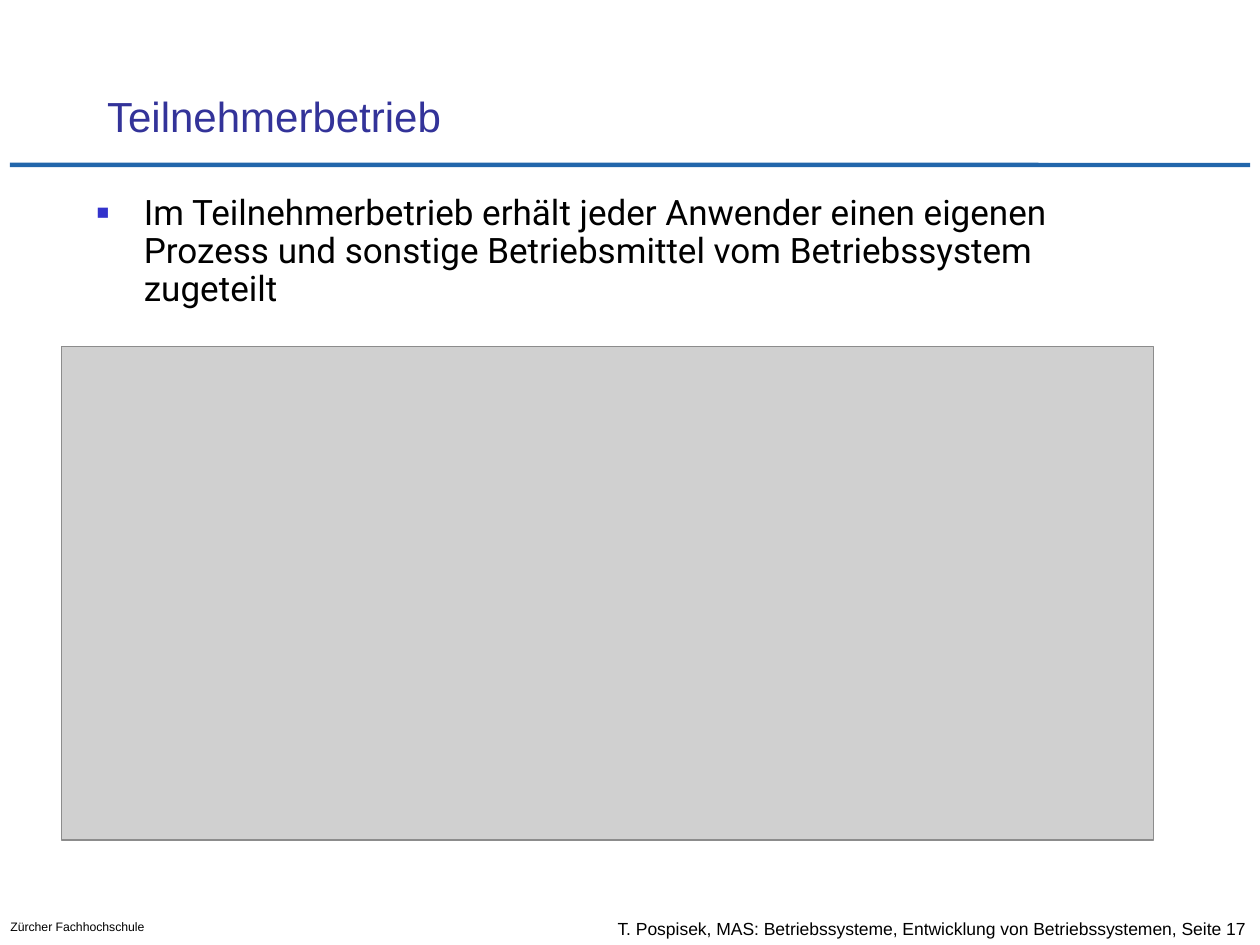
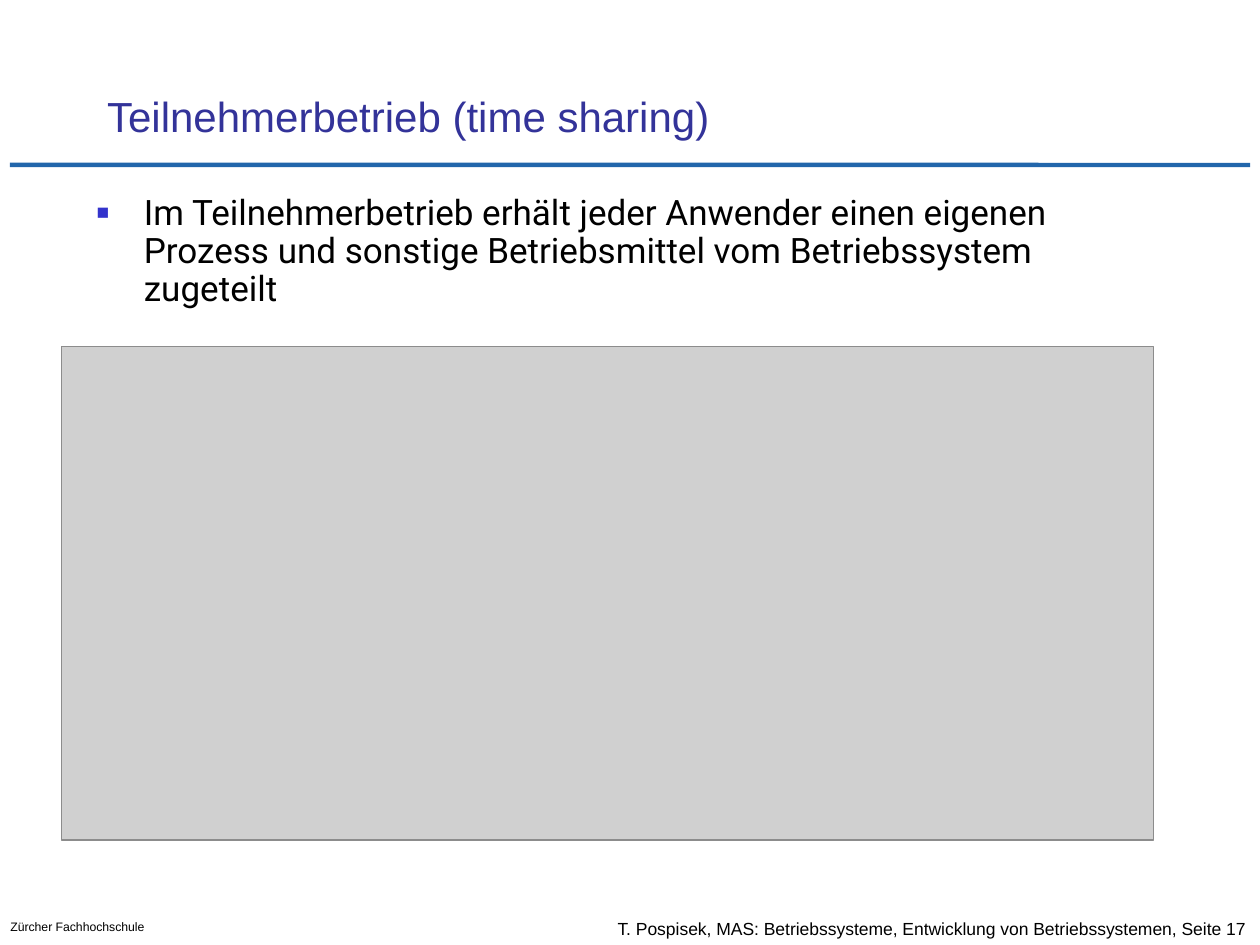
Before and after one commit to tpo/betriebssysteme, a slide deck: slide 17 of 01-2_Entwicklung_von_Betriebssystemen.odp. Drawn at 1260x945 pixels with LibreOffice and Linux fonts; fonts in the diff are those of the drawing; grey boxes stand for pictures; background and template pictures are left out. Boxes give left, top, right and bottom in pixels: in the first picture for what was removed or moved away, otherwise in the second. Text is boxed around its words. In the diff, an @@ line names an element or a change of style, - is before the commit and + after.

Commit message:
diverse kosmetische Änderungen
* Titel der Slides Teilhaber- und Teilnehmerbetrieb mit englischen Ausdruck ergänzt
* S.21 Gründe für Verbreitung eines OS neutraler umformuliert
* S.31 ergänzt, dass Minix als Management Engine OS dient
* S.33 Text ersetzt: Linux als Basis von Androis und Internet OS
* S.37 GitLab als wichtiges Ereignis hinzugefügt

```diff
--- a/01-2_Entwicklung_von_Betriebssystemen.odp
+++ b/01-2_Entwicklung_von_Betriebssystemen.odp
@@ title at (107, 101, 710, 140): text changed @@
-Teilnehmerbetrieb
+Teilnehmerbetrieb (time sharing)
```
Also in this commit, not shown: 6 other slides changed.
